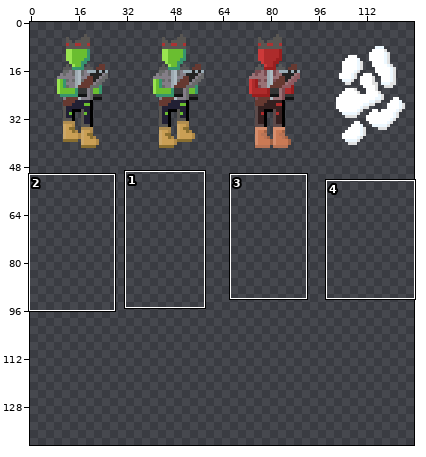
File history of a sprite sheet, src/enemy.png. The first picture is a wide view before the edit; the outline marks the close-up.
Close-up. Before the commit:
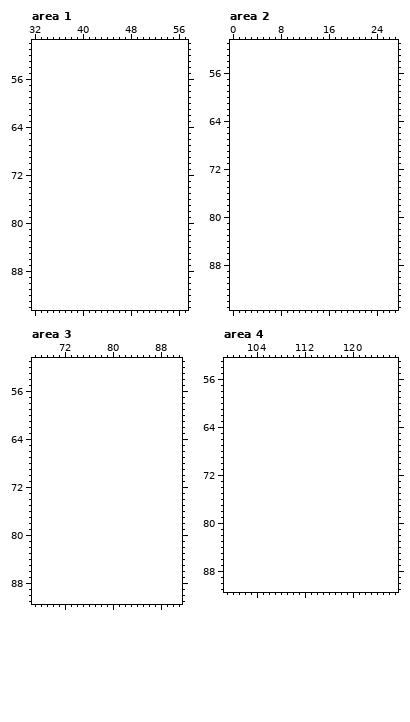
The file is 128x48 pixels. Shown: area 1: x 32..57, y 50..94; area 2: x 0..27, y 51..95; area 3: x 67..91, y 51..91; area 4: x 99..127, y 53..91. The old version is drawn lined up with the new one, on the new canvas. The wide view leaves out empty margins. The commit also changed other parts of the picture, which this record leaves out.
And afterwards:
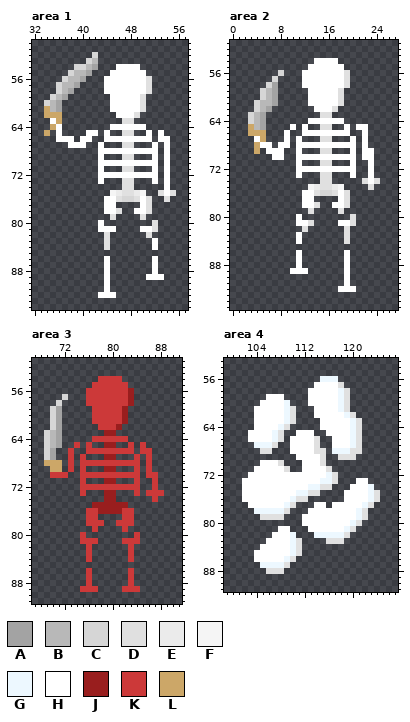
Palette (. is transparent): A #a3a3a3  B #b8b8b8  C #d6d6d6  D #e0e0e0  E #ebebeb  F #f5f5f5  G #edf8ff  H #ffffff  J #991e1e  K #cc3939  L #cca768
What changed:
canvas 128x48 -> 128x144
--- area 1
@@ x 32..57 @@
 51 ..........................
-52 ..........................
-53 ..........................
-54 ..........................
-55 ..........................
-56 ..........................
-57 ..........................
-58 ..........................
-59 ..........................
-60 ..........................
-61 ..........................
-62 ..........................
-63 ..........................
-64 ..........................
-65 ..........................
-66 ..........................
-67 ..........................
-68 ..........................
-69 ..........................
-70 ..........................
-71 ..........................
-72 ..........................
-73 ..........................
-74 ..........................
-75 ..........................
-76 ..........................
-77 ..........................
-78 ..........................
-79 ..........................
-80 ..........................
-81 ..........................
-82 ..........................
-83 ..........................
-84 ..........................
+52 ..........C...............
+53 .........CB...............
+54 .......CCBA...HHHH........
+55 ......CBBA...HHHHHH.......
+56 .....CBBA...HHHHHHHD......
+57 ....CBBA....HHHHHHHD......
+58 ....CBA.....HHHHHHHD......
+59 ...CBA.......HHHHHD.......
+60 ..CBA........HHHHHD.......
+61 ..LBA........HHHHHD.......
+62 ..LLL.........HHHD........
+63 ...HL..........DD.........
+64 ...LH........HHHHHH.......
+65 ..L.H....HH.H..DD..H.H....
+66 ....HHH.HH..HHHHHHHH.HH...
+67 ......HHH..H...DD...H.H...
+68 ...........HHHHHHHHHH.H...
+69 ...........H...DD...H.H...
+70 ...........HHHHHHHHHH.H...
+71 ...........H...DD...H.H...
+72 ...........HHHHHHHHHH.H...
+73 ...........H...DD...H.H...
+74 ...............DD.....H...
+75 .............FEDDEF..DHD..
+76 ............HHDCCDHD..D...
+77 ............HH....HD......
+78 ............HHD..HHD......
+79 .............D....D.......
+80 ...........H........D.....
+81 ...........HHH....HHD.....
+82 ............D......D......
+83 ............D.......H.....
+84 ............D.......H.....
 85 ..........................
-86 ..........................
-87 ..........................
-88 ..........................
-89 ..........................
-90 ..........................
-91 ..........................
-92 ..........................
+86 ............H.......H.....
+87 ............H.......H.....
+88 ............H.......H.....
+89 ............H......HHH....
+90 ............H.............
+91 ............H.............
+92 ...........HHH............
 93 ..........................
--- area 2
@@ x 0..27 @@
 53 ............................
-54 ............................
-55 ............................
-56 ............................
-57 ............................
-58 ............................
-59 ............................
-60 ............................
-61 ............................
-62 ............................
-63 ............................
-64 ............................
-65 ............................
-66 ............................
-67 ............................
-68 ............................
-69 ............................
-70 ............................
-71 ............................
-72 ............................
-73 ............................
-74 ............................
-75 ............................
-76 ............................
-77 ............................
-78 ............................
-79 ............................
-80 ............................
-81 ............................
-82 ............................
-83 ............................
-84 ............................
+54 ..............HHHH..........
+55 .............HHHHHH.........
+56 ........C...HHHHHHHD........
+57 .......C....HHHHHHHD........
+58 ......CA....HHHHHHHD........
+59 .....CBA.....HHHHHD.........
+60 .....CBA.....HHHHHD.........
+61 ....CBBA.....HHHHHD.........
+62 ....CBA.......HHHD..........
+63 ...CBA.........DD...........
+64 ...CBA.......HHHHHH.........
+65 ...LBA....H.H..DD..H.HH.....
+66 ...LLL...H..HHHHHHHH..H.....
+67 ....HL...H.H...DD...H.H.....
+68 ....LHH.HH.HHHHHHHHHH.H.....
+69 ....L.HHH..H...DD...H.HH....
+70 .......HH..HHHHHHHHHH.HH....
+71 ...........H...DD...H..H....
+72 ...........HHHHHHHHHH..H....
+73 ...........H...DD...H..H....
+74 ...............DD.....DHD...
+75 .............FEDDEF....D....
+76 ............HHDCCDHD........
+77 ............HH....HD........
+78 ............HHD..HHD........
+79 .............D....D.........
+80 ...........H........D.......
+81 ...........HHD....HHD.......
+82 ............D......D........
+83 ...........H.......D........
+84 ...........H.......D........
 85 ............................
-86 ............................
-87 ............................
-88 ............................
-89 ............................
-90 ............................
-91 ............................
-92 ............................
+86 ...........H.......H........
+87 ...........H.......H........
+88 ...........H.......H........
+89 ..........HHH......H........
+90 ...................H........
+91 ...................H........
+92 ..................HHH.......
 93 ............................
--- area 3
@@ x 67..91 @@
 53 .........................
-54 .........................
-55 .........................
-56 .........................
-57 .........................
-58 .........................
-59 .........................
-60 .........................
-61 .........................
-62 .........................
-63 .........................
-64 .........................
-65 .........................
-66 .........................
-67 .........................
-68 .........................
-69 .........................
-70 .........................
-71 .........................
-72 .........................
-73 .........................
-74 .........................
-75 .........................
-76 .........................
-77 .........................
-78 .........................
-79 .........................
-80 .........................
-81 .........................
-82 .........................
-83 .........................
-84 .........................
+54 ...........KKKK..........
+55 ..........KKKKKK.........
+56 .........KKKKKKKJ........
+57 .....C...KKKKKKKJ........
+58 ....C....KKKKKKKJ........
+59 ...CA.....KKKKKJ.........
+60 ...CA.....KKKKKJ.........
+61 ...CA.....KKKKKJ.........
+62 ...CA......KKKJ..........
+63 ..CBA.......JJ...........
+64 ..CBA.....KKKKKK.........
+65 ..CBA..K.K..JJ..K.K......
+66 ..CA..K..KKKKKKKK.KK.....
+67 ..CA..K.K...JJ...K.K.....
+68 ..LLL.K.KKKKKKKKKK.K.....
+69 ...LL.K.K...JJ...K.K.....
+70 ...KKK..KKKKKKKKKK.KK....
+71 ........K...JJ...K..K....
+72 ........KKKKKKKKKK..K....
+73 ........K...JJ...K.KKK...
+74 ............JJ......K....
+75 ..........JJJJJJ.........
+76 .........KKJJJJKK........
+77 .........KK....KK........
+78 .........KKK..KKK........
+79 ..........K....K.........
+80 ........K........K.......
+81 ........KKK....KKK.......
+82 .........K......K........
+83 .........K......K........
+84 .........K......K........
 85 .........................
-86 .........................
-87 .........................
-88 .........................
-89 .........................
+86 .........K......K........
+87 .........K......K........
+88 .........K......K........
+89 ........KKK....KKK.......
 90 .........................
--- area 4
@@ x 99..127 @@
 55 .............................
-56 .............................
-57 .............................
-58 .............................
-59 .............................
-60 .............................
-61 .............................
-62 .............................
-63 .............................
-64 .............................
-65 .............................
-66 .............................
-67 .............................
-68 .............................
-69 .............................
-70 .............................
-71 .............................
-72 .............................
-73 .............................
-74 .............................
-75 .............................
-76 .............................
-77 .............................
-78 .............................
-79 .............................
-80 .............................
-81 .............................
-82 .............................
-83 .............................
-84 .............................
-85 .............................
-86 .............................
-87 .............................
-88 .............................
+56 ................GGG..........
+57 ...............HHHHD.........
+58 ..............HHHHHGD........
+59 .......HHH....HHHHHGD........
+60 ......HHHHG...HHHHHGD........
+61 .....HHHHHGD...HHHHGD........
+62 .....HHHHHGD...HHHHHGD.......
+63 .....HHHHHGD....HHHHHGD......
+64 .....HHHHGD.....HHHHHGD......
+65 ....HHHHGD..HHH..HHHHGD......
+66 ....HHHHGD.HHHHD..HHHGD......
+67 .....GGGD..HHHHD..HHHGD......
+68 ......DD...HHHHDD.GGGDD......
+69 ............HHHHD..DDD.......
+70 ......HHHD...HHHD............
+71 .....HHHHHD..HHHHD...........
+72 ....HHHHHHHHHHHHHGD..........
+73 ...HHHHHHHHHHHHHGGD...HH.....
+74 ...HHHHHHHHHHHGGDD...HHHG....
+75 ...HHHHHHHHHGGDD....HHHHGD...
+76 ...HHHHHHHHGDD......HHHHGD...
+77 ....HHHHHHGD...HH.HHHHHGD....
+78 .....GGGGGD...HHHHHHHHGD.....
+79 ......DDDD...HHHHHHHHHGD.....
+80 .............HHHHHHHHGD......
+81 .........HH...HHHHHHGD.......
+82 ........HHHG...GGGGGD........
+83 .......HHHHGD....DDD.........
+84 ......HHHHHGD................
+85 .....HHHHHHGD................
+86 .....HHHHHGD.................
+87 ......GGGGD..................
+88 .......DDD...................
 89 .............................
Pixel boxes of the changes (left, top, right, bottom) in both close-ups:
added: (44, 52, 176, 298)
added: (248, 58, 380, 292)
added: (44, 376, 164, 592)
added: (242, 376, 380, 574)
